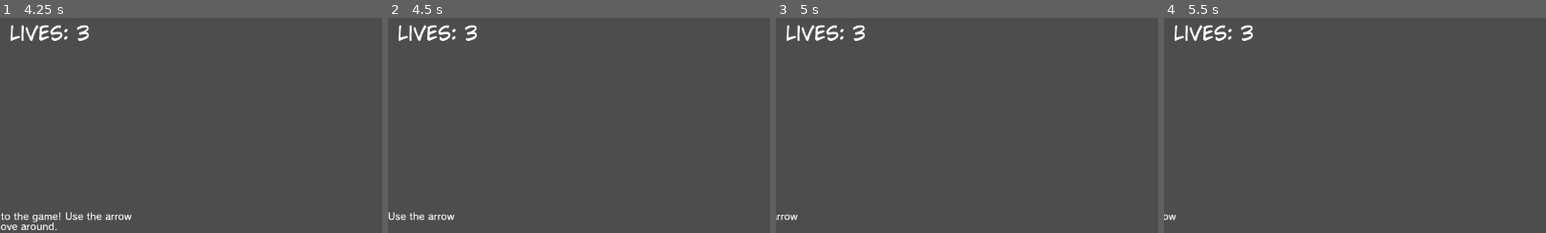
Above: before the commit, frames 1-4 (left to right).
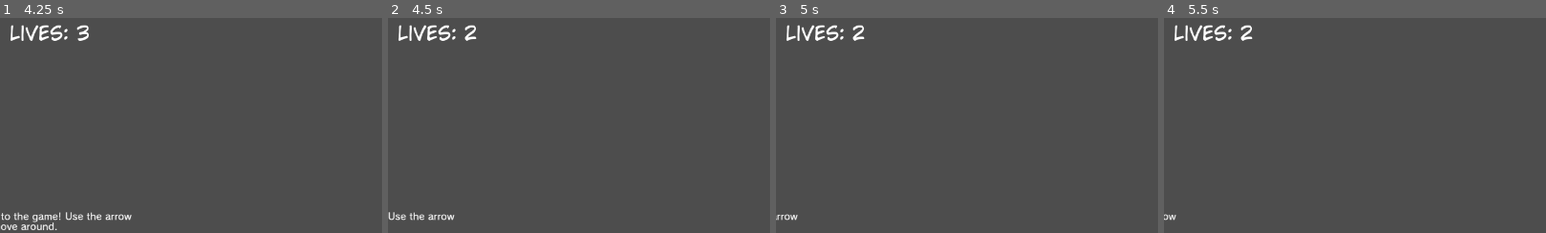
Above: after the commit, the same moments.

Repository: ferupk/CSUI-GD-tutorial-4
Game: Godot game, scene res://scenes/Level1.tscn
Two runs of this game, one before a commit and one after it. Both use one fixed random seed, a clock stepped at 60 frames per second and the inputs below. This scene is started directly instead of the project's main scene.
Inputs:
- Up to frame 1 (4.25 s): tap Enter at 0.5 s; hold Right (right) 0.53-2.03 s; tap F every 0.75 s from 0.6 to 3.6 s; tap Space (jump) at 0.77, 1.52, 3.02, 3.77 s; hold A (left) 2.03-2.78 s; hold Right (right) from 2.78 s (still down)
- Up to frame 2 (4.5 s): release Right (right) at 4.28 s; hold A (left) from 4.28 s (still down); tap F at 4.35 s
- Up to frame 3 (5 s): keep holding A (left); tap Space (jump) at 4.52 s
- Up to frame 4 (5.5 s): release A (left) at 5.03 s; hold Right (right) from 5.03 s (still down); tap F at 5.1 s
The pictures show only the part of the screen within x 0-50%, y 1-51%; the shares and areas given below are measured in that part.

Frame 1 is identical in both runs. In frame 2, 0.1% of the frame differs, in the area x 20-24%, y 3-11%; in frame 3, 0.1%; in frame 4, 0.1%.

Commit message:
Improved death scripting

Diff:
--- a/scenes/Level1.tscn
+++ b/scenes/Level1.tscn
@@ -4,8 +4,8 @@
 [ext_resource type="Texture2D" uid="uid://cluh2ekc38ktx" path="res://assets/kenney_platformerpack/Spritesheets/spritesheet_gr_dirt.png" id="2_50ub5"]
 [ext_resource type="Texture2D" uid="uid://c2elrwhkhqssr" path="res://assets/spritesheet_gr_dirt_ALT.png" id="3_dq74p"]
 [ext_resource type="PackedScene" uid="uid://b8ht7fx7phrhf" path="res://scenes/objects/FishSpawner.tscn" id="4_kpy6k"]
-[ext_resource type="PackedScene" uid="uid://b1mt0bxm8wg2b" path="res://scenes/utils/SceneChanger.tscn" id="5_wt240"]
 [ext_resource type="PackedScene" uid="uid://bdgufxoe5wk41" path="res://scenes/gui/LifeCounter.tscn" id="7_7fidl"]
+[ext_resource type="PackedScene" uid="uid://cortb7xf15s16" path="res://scenes/utils/DeathArea.tscn" id="7_ih5e5"]
 [ext_resource type="PackedScene" uid="uid://cay0sj4kxopnx" path="res://scenes/objects/Goal.tscn" id="9_8awhm"]
 
 [sub_resource type="TileSetAtlasSource" id="TileSetAtlasSource_bp4ro"]
@@ -103,7 +103,7 @@
 position = Vector2(7101, -467)
 spawn_range = 704
 
-[node name="DeathPlane" parent="." instance=ExtResource("5_wt240")]
+[node name="DeathArea" parent="." instance=ExtResource("7_ih5e5")]
 position = Vector2(4706, 672)
 scale = Vector2(149, 1)
 
--- a/scenes/Level2.tscn
+++ b/scenes/Level2.tscn
@@ -1,10 +1,9 @@
-[gd_scene load_steps=10 format=4 uid="uid://blcfbk7gt6ut4"]
+[gd_scene load_steps=9 format=4 uid="uid://blcfbk7gt6ut4"]
 
 [ext_resource type="PackedScene" uid="uid://bc2fujtl13g10" path="res://scenes/objects/Player.tscn" id="1_25qal"]
 [ext_resource type="Texture2D" uid="uid://ce3cnsg6oo47k" path="res://assets/Thanshuny-Wolf Platformer Tilemap.png" id="2_nuwn7"]
 [ext_resource type="PackedScene" uid="uid://cwwi0q43m4y78" path="res://scenes/objects/SawSpawner.tscn" id="3_4qsy5"]
-[ext_resource type="PackedScene" uid="uid://b1mt0bxm8wg2b" path="res://scenes/utils/SceneChanger.tscn" id="4_antf6"]
-[ext_resource type="Texture2D" uid="uid://chgqimvh7rdh6" path="res://assets/Familiar Looking Rocket.png" id="5_g0tbl"]
+[ext_resource type="PackedScene" uid="uid://cortb7xf15s16" path="res://scenes/utils/DeathArea.tscn" id="5_hfxc2"]
 [ext_resource type="PackedScene" uid="uid://bdgufxoe5wk41" path="res://scenes/gui/LifeCounter.tscn" id="6_8ap16"]
 [ext_resource type="PackedScene" uid="uid://cay0sj4kxopnx" path="res://scenes/objects/Goal.tscn" id="7_i6bar"]
 
@@ -121,7 +120,7 @@
 tile_set = SubResource("TileSet_4hkma")
 
 [node name="Goal" parent="." instance=ExtResource("7_i6bar")]
-position = Vector2(8556, -522)
+position = Vector2(8556, -544)
 last = true
 
 [node name="Spawners" type="Node2D" parent="."]
@@ -147,21 +146,9 @@
 position = Vector2(7235, -443)
 spawn_interval = 3.5
 
-[node name="RocketGoal" parent="." instance=ExtResource("4_antf6")]
-position = Vector2(8556, -522)
-scale = Vector2(1, 2)
-scene_name = "WinScreen"
-
-[node name="FamiliarLookingRocket" type="Sprite2D" parent="RocketGoal"]
-z_index = -1
-position = Vector2(0, -11)
-scale = Vector2(0.4, 0.2)
-texture = ExtResource("5_g0tbl")
-
-[node name="DeathPlane" parent="." instance=ExtResource("4_antf6")]
+[node name="DeathArea" parent="." instance=ExtResource("5_hfxc2")]
 position = Vector2(4323, 673)
 scale = Vector2(137, 1)
-scene_name = "Level2"
 
 [node name="HelpText" type="Node2D" parent="."]
 
--- a/scenes/gui/ClearMenu.tscn
+++ b/scenes/gui/ClearMenu.tscn
@@ -42,7 +42,7 @@
 theme_override_colors/font_color = Color(0, 0.843137, 0, 1)
 theme_override_fonts/font = ExtResource("2_7ubg4")
 theme_override_font_sizes/font_size = 36
-text = "Next Level"
+text = "Continue"
 underline = 2
 
 [node name="Quit" type="LinkButton" parent="MarginContainer/VBoxContainer/VBoxContainer"]
--- a/scenes/objects/Fish.tscn
+++ b/scenes/objects/Fish.tscn
@@ -1,7 +1,8 @@
-[gd_scene load_steps=5 format=3 uid="uid://c07ekl6lwxi2u"]
+[gd_scene load_steps=6 format=3 uid="uid://c07ekl6lwxi2u"]
 
 [ext_resource type="Texture2D" uid="uid://bivk5n8i3vnqc" path="res://assets/kenney_platformerpack/PNG/Enemies/fishBlue.png" id="1_csds5"]
 [ext_resource type="Script" path="res://scenes/scripts/Fish.gd" id="1_f2tcm"]
+[ext_resource type="Script" path="res://scenes/scripts/DeathArea.gd" id="3_tnveq"]
 
 [sub_resource type="CapsuleShape2D" id="CapsuleShape2D_dvj5x"]
 radius = 31.0
@@ -23,9 +24,11 @@
 disabled = true
 
 [node name="HurtBox" type="Area2D" parent="."]
+script = ExtResource("3_tnveq")
 
 [node name="CollisionShape2D" type="CollisionShape2D" parent="HurtBox"]
 shape = SubResource("CapsuleShape2D_i6nyt")
 debug_color = Color(0.872859, 0.30803, 0.424031, 0.42)
 
-[connection signal="body_entered" from="HurtBox" to="." method="_on_HurtBox_body_entered"]
+[connection signal="body_entered" from="HurtBox" to="." method="_on_body_entered"]
+[connection signal="body_entered" from="HurtBox" to="HurtBox" method="_on_body_entered"]
--- a/scenes/objects/Saw.tscn
+++ b/scenes/objects/Saw.tscn
@@ -1,7 +1,8 @@
-[gd_scene load_steps=5 format=3 uid="uid://bd3tws38d5fc5"]
+[gd_scene load_steps=6 format=3 uid="uid://bd3tws38d5fc5"]
 
 [ext_resource type="Script" path="res://scenes/scripts/Saw.gd" id="1_pvrl6"]
 [ext_resource type="Texture2D" uid="uid://dvv3mspleuvvy" path="res://assets/kenney_platformerpack/PNG/Enemies/saw.png" id="2_tjcg4"]
+[ext_resource type="Script" path="res://scenes/scripts/DeathArea.gd" id="3_p8w30"]
 
 [sub_resource type="CircleShape2D" id="CircleShape2D_fbam4"]
 radius = 39.0
@@ -20,6 +21,7 @@
 shape = SubResource("CircleShape2D_fbam4")
 
 [node name="HurtBox" type="Area2D" parent="."]
+script = ExtResource("3_p8w30")
 
 [node name="CollisionShape2D" type="CollisionShape2D" parent="HurtBox"]
 shape = SubResource("CircleShape2D_eu6jx")
@@ -28,5 +30,6 @@
 [node name="DeletionTimer" type="Timer" parent="."]
 wait_time = 10.0
 
-[connection signal="body_entered" from="HurtBox" to="." method="_on_HurtBox_body_entered"]
+[connection signal="body_entered" from="HurtBox" to="." method="_on_body_entered"]
+[connection signal="body_entered" from="HurtBox" to="HurtBox" method="_on_body_entered"]
 [connection signal="timeout" from="DeletionTimer" to="." method="_on_DeletionTimer_timeout"]
--- /dev/null
+++ b/scenes/scripts/DeathArea.gd
@@ -0,0 +1,12 @@
+extends Area2D
+
+
+func _on_body_entered(body):
+	if body.get_name() == "Player":
+		Global.lives -= 1
+		body.kill()
+		await get_tree().create_timer(2).timeout
+		if Global.lives > 0:
+			get_tree().call_deferred("reload_current_scene")
+		else:
+			get_tree().call_deferred("change_scene_to_file", "res://scenes/GameOver.tscn")
--- a/scenes/scripts/Fish.gd
+++ b/scenes/scripts/Fish.gd
@@ -1,15 +1,9 @@
 extends RigidBody2D
 
 
-func _on_HurtBox_body_entered(body: Node2D) -> void:
+func _on_body_entered(body: Node2D) -> void:
 	if body.get_name() == "Player":
-		Global.lives -= 1
-		if Global.lives > 0:
-			var current_scene = get_tree().get_current_scene().get_name()
-			get_tree().call_deferred(
-				"change_scene_to_file", "res://scenes/" + current_scene + ".tscn"
-			)
-		else:
-			get_tree().call_deferred("change_scene_to_file", "res://scenes/GameOver.tscn")
+		self.set_deferred("freeze", true)
+		self.hide()
 	else:
 		self.queue_free()
--- a/scenes/scripts/Player.gd
+++ b/scenes/scripts/Player.gd
@@ -32,6 +32,7 @@
 
 
 func kill():
+	$CollisionShape2D.set_deferred("disabled", true)
 	disable_controls()
 	$Sprite2D.set_visible(false)
 	sfx.Die.play()
--- a/scenes/scripts/Saw.gd
+++ b/scenes/scripts/Saw.gd
@@ -5,16 +5,11 @@
 	$DeletionTimer.start()
 
 
-func _on_HurtBox_body_entered(body: Node2D) -> void:
+func _on_body_entered(body: Node2D) -> void:
 	if body.get_name() == "Player":
-		Global.lives -= 1
-		if Global.lives > 0:
-			var current_scene = get_tree().get_current_scene().get_name()
-			get_tree().call_deferred(
-				"change_scene_to_file", "res://scenes/" + current_scene + ".tscn"
-			)
-		else:
-			get_tree().call_deferred("change_scene_to_file", "res://scenes/GameOver.tscn")
+		self.set_deferred("freeze", true)
+		$CollisionShape2D.set_deferred("disabled", true)
+		self.hide()
 	elif body.get_name() == "DeathPlane":
 		self.queue_free()
 
--- /dev/null
+++ b/scenes/scripts/SceneArea.gd
@@ -0,0 +1,8 @@
+extends Area2D
+
+@export var scene_name: String = "Level1"
+
+
+func _on_body_entered(body):
+	if body.get_name() == "Player":
+		get_tree().call_deferred("change_scene_to_file", "res://scenes/" + scene_name + ".tscn")
--- a/scenes/scripts/SceneChanger.gd
+++ /dev/null
@@ -1,16 +0,0 @@
-extends Area2D
-
-@export var scene_name: String = "Level1"
-
-
-func _on_SceneChanger_body_entered(body):
-	var current_scene = get_tree().get_current_scene().get_name()
-	if body.get_name() == "Player":
-		if current_scene == scene_name:
-			body.kill()
-			await get_tree().create_timer(2).timeout
-			Global.lives -= 1
-		if Global.lives > 0:
-			get_tree().call_deferred("change_scene_to_file", "res://scenes/" + scene_name + ".tscn")
-		else:
-			get_tree().call_deferred("change_scene_to_file", "res://scenes/GameOver.tscn")
--- /dev/null
+++ b/scenes/utils/DeathArea.tscn
@@ -0,0 +1,15 @@
+[gd_scene load_steps=3 format=3 uid="uid://cortb7xf15s16"]
+
+[ext_resource type="Script" path="res://scenes/scripts/DeathArea.gd" id="1_aqdoy"]
+
+[sub_resource type="RectangleShape2D" id="RectangleShape2D_cpd6v"]
+size = Vector2(64, 64)
+
+[node name="DeathArea" type="Area2D"]
+script = ExtResource("1_aqdoy")
+
+[node name="CollisionShape2D" type="CollisionShape2D" parent="."]
+shape = SubResource("RectangleShape2D_cpd6v")
+debug_color = Color(0.990046, 0.0956249, 5.77569e-07, 0.42)
+
+[connection signal="body_entered" from="." to="." method="_on_body_entered"]
--- a/scenes/utils/SceneChanger.tscn
+++ b/scenes/utils/SceneArea.tscn
@@ -1,14 +1,14 @@
 [gd_scene load_steps=3 format=3 uid="uid://b1mt0bxm8wg2b"]
 
-[ext_resource type="Script" path="res://scenes/scripts/SceneChanger.gd" id="1_th7i4"]
+[ext_resource type="Script" path="res://scenes/scripts/SceneArea.gd" id="1_th7i4"]
 
 [sub_resource type="RectangleShape2D" id="RectangleShape2D_ycvu7"]
 size = Vector2(64, 64)
 
-[node name="SceneChanger" type="Area2D"]
+[node name="SceneArea" type="Area2D"]
 script = ExtResource("1_th7i4")
 
 [node name="CollisionShape2D" type="CollisionShape2D" parent="."]
 shape = SubResource("RectangleShape2D_ycvu7")
 
-[connection signal="body_entered" from="." to="." method="_on_SceneChanger_body_entered"]
+[connection signal="body_entered" from="." to="." method="_on_body_entered"]
